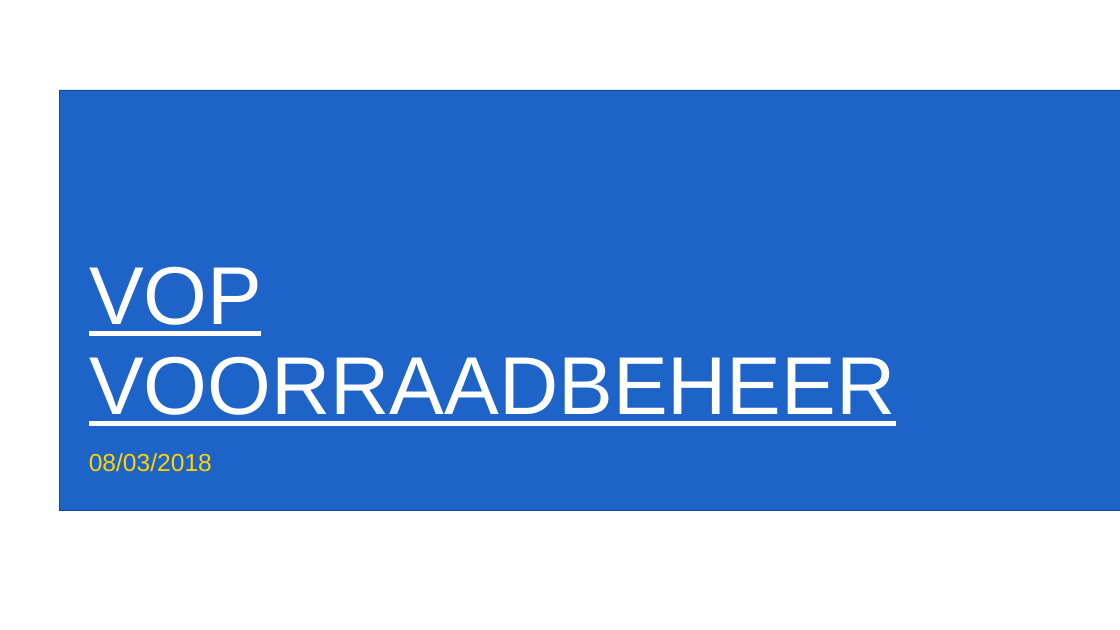
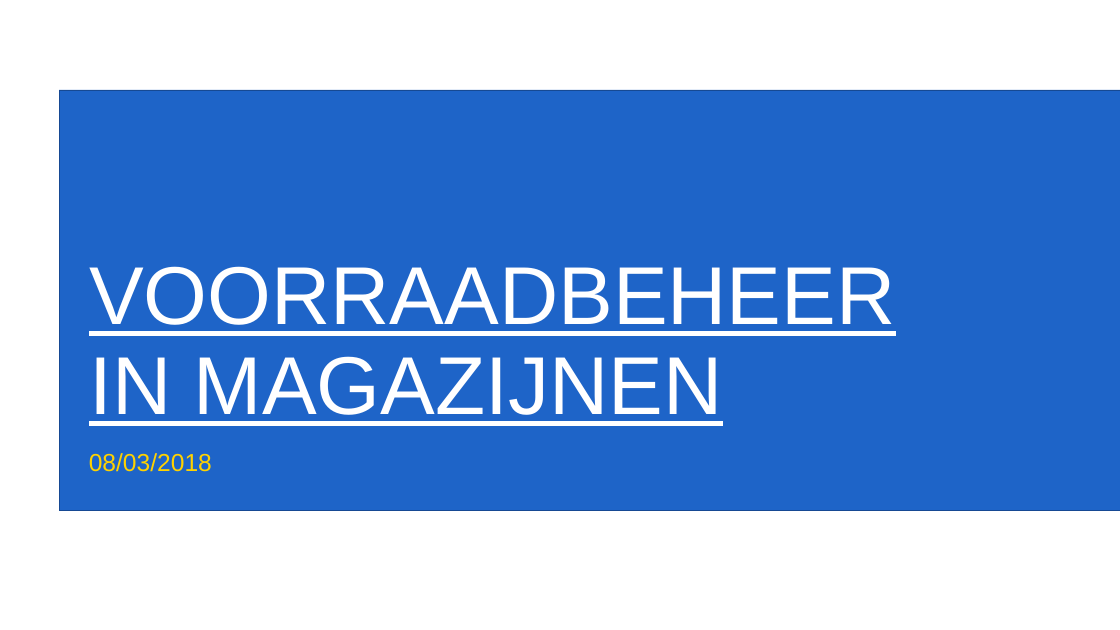
Before and after one commit to gartangh/Cross-Curricular-Project, a slide deck: slide 2 of VOP_Voorraadbeheer_Presentatie_1.pptx. Drawn at 1120x630 pixels with LibreOffice and Linux fonts; fonts in the diff are those of the drawing; background and template pictures are left out. Boxes give left, top, right and bottom in pixels: in the first picture for what was removed or moved away, otherwise in the second. Text is boxed around its words. In the diff, an @@ line names an element or a change of style, - is before the commit and + after.

```diff
--- a/VOP_Voorraadbeheer_Presentatie_1.pptx
+++ b/VOP_Voorraadbeheer_Presentatie_1.pptx
@@ title at box(89, 266, 895, 426): text changed @@
-VOP VOORRAADBEHEER
+VOORRAADBEHEER
+IN MAGAZIJNEN
```
Also in this commit, not shown: 8 other slides changed, 5 slides added, 4 slides removed.
